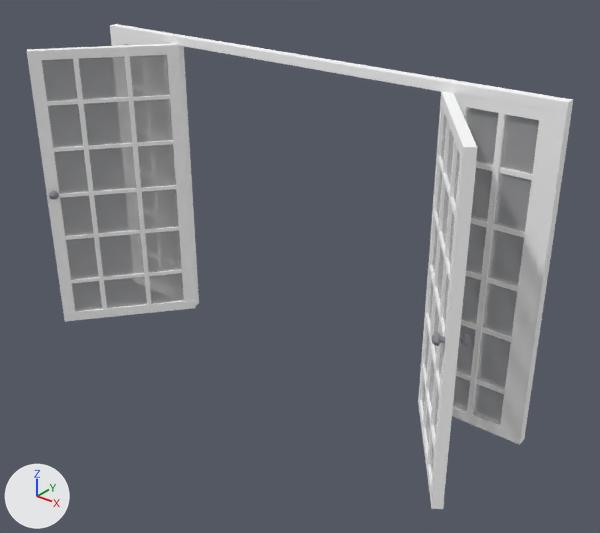
The OBJ model 3DModels/contributions/contributions/glassDoorsOpened/glassDoorsOpened.obj as it was, and as the next commit left it.
Camera for both pictures: a 50 mm lens placed at (-76.6, -23.8, 16.8), pointed at (-97.7, 2.5, 0.5). Lighting does not change. The marker at lower left points along +X, +Y and +Z. The first picture is the older version. Where no turn or scale is listed for an object, it has been applied to the vertices.

The scene before the commit, as lines of its bpy script (objects in view):
```python
mat_glass = principled_material('Glass')
mat_glass.base_color = (0.5, 0.5, 0.5)  # grey #bcbcbc
mat_glass.roughness = 0.659
mat_glass.alpha = 0.5
me_glassdoorsopened = bpy.data.meshes.new('glassDoorsOpened')
me_glassdoorsopened.from_pydata(...)  # 2684 vertices, 3216 faces; spans x -111.9..-87.3, y -1.4..5.0, z -5.6..9.3
# faces by material slot: [1200, 96, 1920]
me_glassdoorsopened.materials.append(mat_white)  # white #ffffff
me_glassdoorsopened.materials.append(mat_glass)  # grey #bcbcbc
me_glassdoorsopened.materials.append(mat_cold_steel)  # grey #888891
ob_glassdoorsopened = bpy.data.objects.new('glassDoorsOpened', me_glassdoorsopened)
ob_glassdoorsopened.location = (0.0, 0.0, 0.0)
```
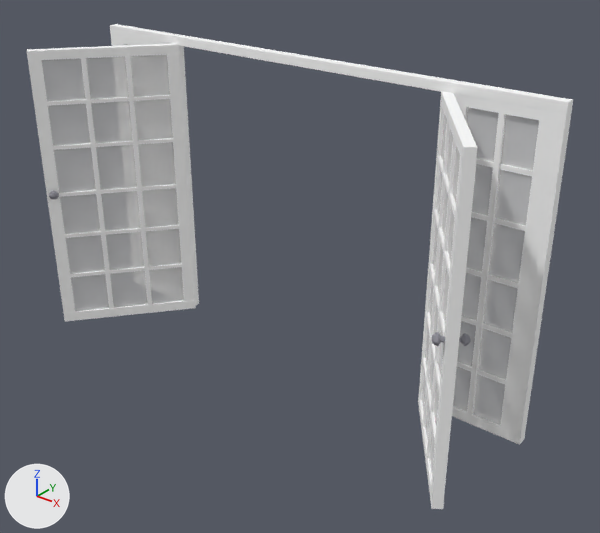
The newer file is also turned or shifted as a whole; pictures and numbers use the older file's frame.

Pixel boxes (x1, y1, x2, y2) of what changed, in the pictures (600 x 533 px; the box of a moved part takes in the faces that stretch with it):
'glassDoorsOpened', reshaped
    both: (27, 24, 573, 509)
part 1 of me_glassdoorsopened, moved or reshaped
    before: (73, 57, 107, 309)
    after: (81, 56, 114, 309)
part 2 of me_glassdoorsopened, moved or reshaped
    before: (65, 227, 179, 240)
    after: (65, 225, 179, 238)
part 3 of me_glassdoorsopened, moved or reshaped
    before: (53, 140, 173, 152)
    after: (53, 138, 173, 150)
part 4 of me_glassdoorsopened, moved or reshaped
    before: (71, 269, 182, 284)
    after: (70, 264, 182, 277)
part 5 of me_glassdoorsopened, moved or reshaped
    before: (427, 140, 458, 469)
    after: (426, 137, 456, 461)
part 6 of me_glassdoorsopened, rebuilt
    before: (434, 211, 450, 278)
    after: (434, 209, 450, 275)
part 7 of me_glassdoorsopened, rebuilt
    before: (426, 314, 440, 394)
    after: (426, 312, 440, 390)
part 8 of me_glassdoorsopened, added (mostly hidden)
    after: (457, 362, 506, 385)
part 9 of me_glassdoorsopened, added
    after: (430, 264, 445, 336)
part 10 of me_glassdoorsopened, added
    after: (423, 358, 436, 443)
part 11 of me_glassdoorsopened, added
    after: (59, 184, 176, 197)
part 12 of me_glassdoorsopened, deleted (mostly hidden)
    before: (456, 371, 505, 394)
part 13 of me_glassdoorsopened, moved or reshaped
    before: (422, 156, 532, 502)
    after: (431, 158, 533, 346)
part 14 of me_glassdoorsopened, moved or reshaped
    before: (50, 44, 176, 199)
    after: (50, 44, 127, 199)

The change, as a diff of the scene's bpy script:
```diff
--- a/3DModels/contributions/contributions/glassDoorsOpened/glassDoorsOpened.obj.py
+++ b/3DModels/contributions/contributions/glassDoorsOpened/glassDoorsOpened.obj.py
@@ mat_glass @@
 mat_glass = principled_material('Glass')
-mat_glass.base_color = (0.5, 0.5, 0.5)  # grey #bcbcbc
+mat_glass.base_color = (0.9, 0.9, 0.9)  # white #f3f3f3
 mat_glass.roughness = 0.659
@@ me_glassdoorsopened @@
 me_glassdoorsopened.from_pydata(...)  # 2684 vertices, 3216 faces; spans x -111.9..-87.3, y -1.4..5.0, z -5.6..9.3
 # used by ob_glassdoorsopened; location = (0.0, 0.0, 0.0)
+# me_glassdoorsopened part 1: the loose piece of 14 vertices spanning x -110.3..-109.8, y 0.6..1.1, z -5.4..8.5 is moved by (0.2, 0.3, 0.0)
+# me_glassdoorsopened part 2: the loose piece of 14 vertices spanning x -111.5..-107.0, y -0.8..4.5, z -0.8..-0.6 is moved by (0.0, 0.0, 0.1)
+# me_glassdoorsopened part 3: the loose piece of 14 vertices spanning x -111.4..-107.0, y -0.8..4.6, z 3.9..4.1 is moved by (0.0, 0.0, 0.1)
+# me_glassdoorsopened part 4: the loose piece of 14 vertices spanning x -111.4..-107.0, y -0.8..4.6, z -3.4..-3.2 is moved by (0.0, 0.0, 0.4)
+# me_glassdoorsopened part 5: the loose piece of 14 vertices spanning x -89.5..-89.0, y 0.4..0.9, z -5.4..8.5 is moved by (-0.2, 0.3, 0.0)
+# me_glassdoorsopened part 6: the loose piece of 14 vertices spanning x -92.2..-88.0, y -1.0..4.6, z 3.9..4.1 is rebuilt with 14 vertices and now spans x -92.2..-88.0, y -1.0..4.6, z 4.0..4.2
+# me_glassdoorsopened part 7: the loose piece of 14 vertices spanning x -92.1..-88.0, y -1.0..4.5, z -0.8..-0.6 is rebuilt with 14 vertices and now spans x -92.1..-88.0, y -1.0..4.5, z -0.7..-0.5
+# me_glassdoorsopened part 8: a new loose piece of 14 vertices spanning x -91.7..-87.8, y 4.6..4.9, z -3.0..-2.8, in mat_white (white #ffffff)
+# me_glassdoorsopened part 9: a new loose piece of 14 vertices spanning x -92.2..-88.0, y -1.0..4.6, z 1.6..1.8, in mat_white (white #ffffff)
+# me_glassdoorsopened part 10: a new loose piece of 14 vertices spanning x -92.2..-88.0, y -1.0..4.6, z -3.0..-2.8, in mat_white (white #ffffff)
+# me_glassdoorsopened part 11: a new loose piece of 14 vertices spanning x -111.4..-107.0, y -0.8..4.6, z 1.6..1.8, in mat_white (white #ffffff)
+# me_glassdoorsopened part 12: the loose piece of 14 vertices spanning x -91.7..-87.8, y 4.6..4.9, z -3.5..-3.3 is deleted
+# me_glassdoorsopened part 13: 272 vertices moved within x -91.6..-87.7, y -1.3..4.9, z -5.5..8.7; 28 vertices removed from x -92.2..-88.0, y -1.0..4.6, z -3.4..1.7
+# me_glassdoorsopened part 14: 276 vertices moved from x -111.8..-107.5, y -1.1..4.9, z -0.9..6.3 to x -111.8..-107.5, y -1.1..4.9, z -0.6..6.5; 14 vertices removed from x -111.4..-107.0, y -0.8..4.6, z 1.5..1.7
 me_glassdoorsopened.materials.append(mat_white)
```
